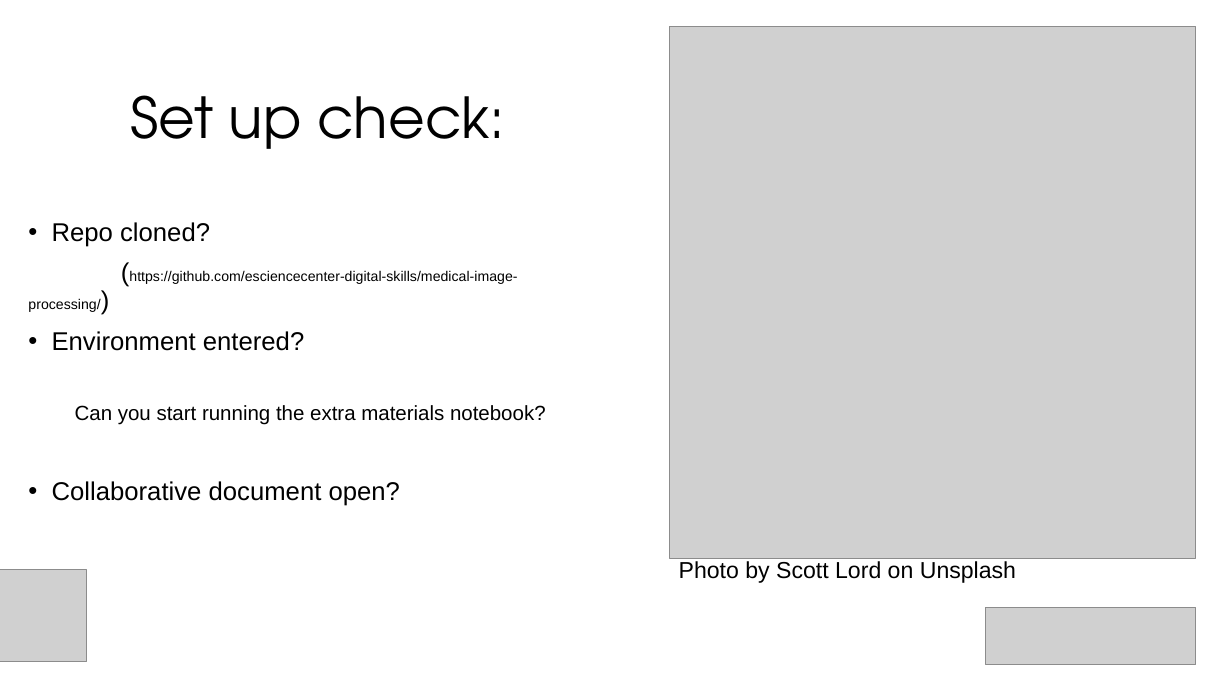
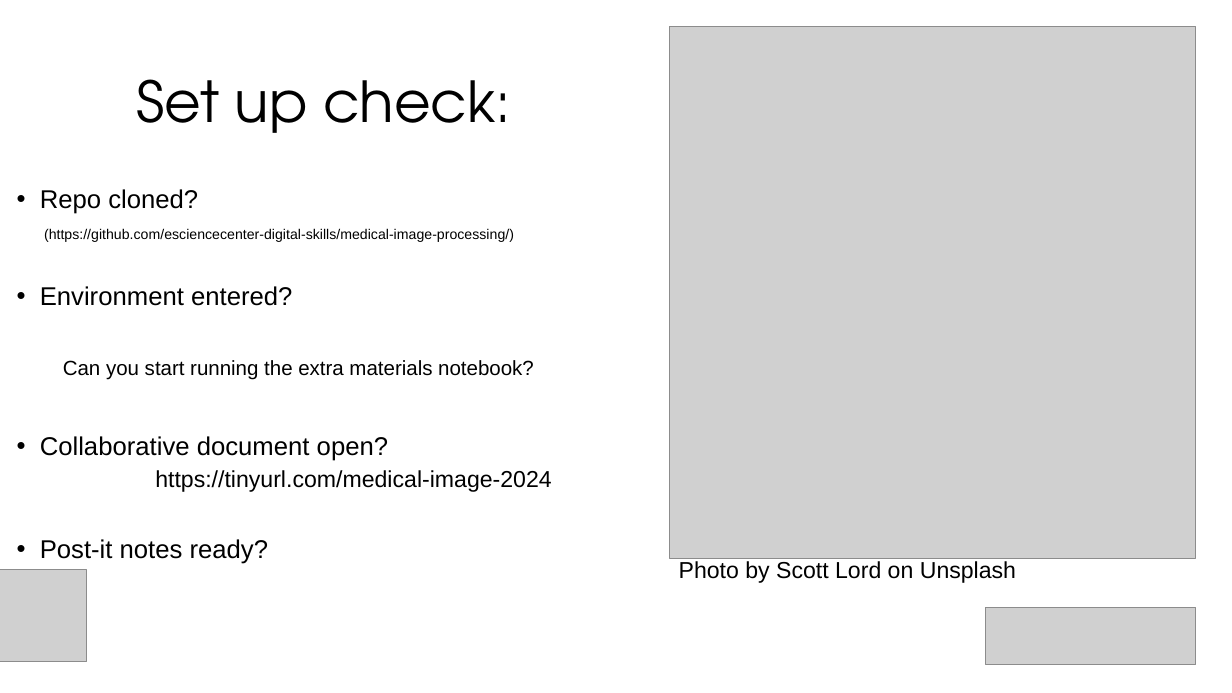
Before and after one commit to esciencecenter-digital-skills/medical-image-processing-materials, a slide deck: slide 3 of presentations/first_intro_1.pptx. Drawn at 1232x693 pixels with LibreOffice and Linux fonts; fonts in the diff are those of the drawing; grey boxes stand for pictures; background and template pictures are left out. Boxes give left, top, right and bottom in pixels: in the first picture for what was removed or moved away, otherwise in the second. Text is boxed around its words. In the diff, an @@ line names an element or a change of style, - is before the commit and + after.

Commit message:
updated presentations

```diff
--- a/presentations/first_intro_1.pptx
+++ b/presentations/first_intro_1.pptx
@@ title "Set up check:": place and size @@
-title "Set up check:" at <box>131,95,505,149</box>
+title "Set up check:" at <box>137,79,511,133</box>
@@ text "Repo cloned?": place and size @@
-text "Repo cloned?" at <box>52,222,546,506</box>
+text "Repo cloned?" at <box>40,189,551,564</box>
@@ text at <box>44,228,514,242</box>: size 20 to 11 pt in "(https://github.com/esciencecenter-digital-skills/medical-im ..." @@
@@ text at <box>40,470,551,564</box>: paragraphs added @@
+  https://tinyurl.com/medical-image-2024
+• Post-it notes ready?
```
